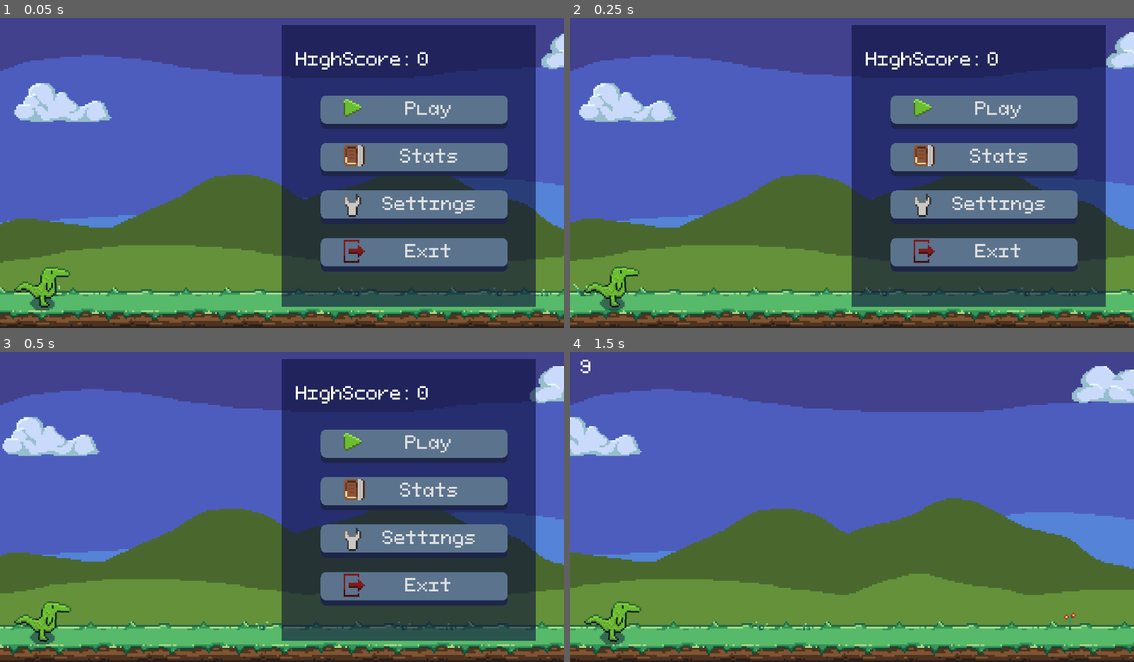
Above: before the commit, frames 1-4 (two rows, left to right).
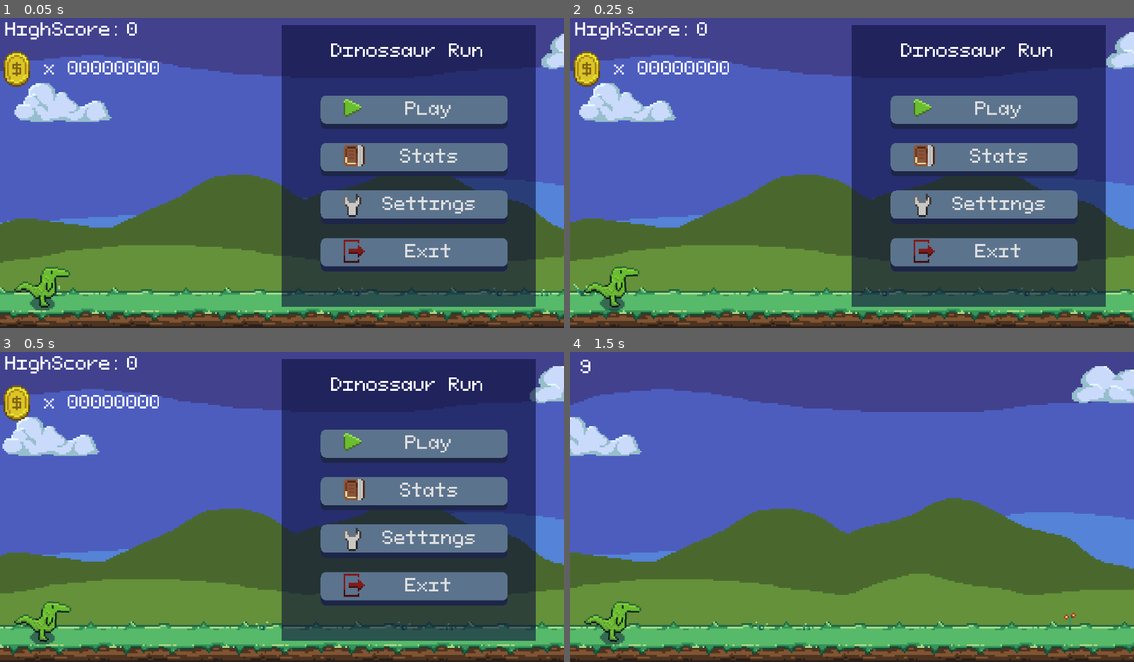
Above: after the commit, the same moments.

Repository: zMenta/DinosaurRun
Game: Godot game, scene res://main/Main.tscn
The game is run twice, just before and just after one commit, with the same random seed, the same clock (stepped at 60 frames per second) and the same inputs.
Inputs:
- Up to frame 1 (0.05 s): no input
- Up to frame 2 (0.25 s): no input
- Up to frame 3 (0.5 s): no input
- Up to frame 4 (1.5 s): click "Play" at 0.5 s

The runs differ from the first frame. In frame 1, 2.0% of the frame differs, in the area x 0-86%, y 1-23%; in frame 2, 2.0%; in frame 3, 2.0%; in frame 4, nothing differs.

Commit message:
created coin counter interface

Diff:
--- a/DinosaurRun/scenes/interface/button/Button.tscn
+++ b/DinosaurRun/scenes/interface/interface_commons/button/Button.tscn
@@ -1,11 +1,11 @@
 [gd_scene load_steps=4 format=2]
 
-[ext_resource path="res://common/menu_icons/menu_icons.png" type="Texture" id=1]
-[ext_resource path="res://common/theme/main_theme.tres" type="Theme" id=2]
+[ext_resource path="res://common/theme/main_theme.tres" type="Theme" id=1]
+[ext_resource path="res://common/menu_icons/menu_icons.png" type="Texture" id=2]
 
 [sub_resource type="AtlasTexture" id=1]
 resource_local_to_scene = true
-atlas = ExtResource( 1 )
+atlas = ExtResource( 2 )
 region = Rect2( 0, 0, 16, 16 )
 
 [node name="Button" type="Button"]
--- /dev/null
+++ b/DinosaurRun/scenes/interface/interface_commons/coin_counter/CoinCounter.gd
@@ -0,0 +1,5 @@
+extends HBoxContainer
+
+
+func set_coin_value(coin_amount: int) -> void:
+	$Label.text = "x " + str(coin_amount)
--- /dev/null
+++ b/DinosaurRun/scenes/interface/interface_commons/coin_counter/CoinCounter.tscn
@@ -0,0 +1,25 @@
+[gd_scene load_steps=3 format=2]
+
+[ext_resource path="res://scenes/world/coin/coin.png" type="Texture" id=1]
+[ext_resource path="res://scenes/interface/interface_commons/coin_counter/CoinCounter.gd" type="Script" id=2]
+
+[node name="CoinContainer" type="HBoxContainer"]
+margin_right = 40.0
+margin_bottom = 40.0
+custom_constants/separation = 0
+script = ExtResource( 2 )
+
+[node name="TextureRect" type="TextureRect" parent="."]
+margin_right = 32.0
+margin_bottom = 40.0
+texture = ExtResource( 1 )
+stretch_mode = 6
+
+[node name="Label" type="Label" parent="."]
+margin_left = 32.0
+margin_top = 13.0
+margin_right = 97.0
+margin_bottom = 26.0
+rect_min_size = Vector2( 65, 13 )
+text = "x 000000000"
+clip_text = true
--- a/DinosaurRun/scenes/interface/menu_gameover/MenuGameOver.tscn
+++ b/DinosaurRun/scenes/interface/menu_gameover/MenuGameOver.tscn
@@ -1,7 +1,7 @@
 [gd_scene load_steps=7 format=2]
 
 [ext_resource path="res://scenes/interface/menu/menu.tscn" type="PackedScene" id=1]
-[ext_resource path="res://scenes/interface/button/Button.tscn" type="PackedScene" id=2]
+[ext_resource path="res://scenes/interface/interface_commons/button/Button.tscn" type="PackedScene" id=2]
 [ext_resource path="res://common/menu_icons/menu_icons.png" type="Texture" id=3]
 [ext_resource path="res://scenes/interface/menu_gameover/MenuGameOver.gd" type="Script" id=4]
 
--- a/DinosaurRun/scenes/interface/menu_main/MenuMain.tscn
+++ b/DinosaurRun/scenes/interface/menu_main/MenuMain.tscn
@@ -1,10 +1,11 @@
-[gd_scene load_steps=10 format=2]
+[gd_scene load_steps=11 format=2]
 
 [ext_resource path="res://common/menu_icons/menu_icons.png" type="Texture" id=1]
 [ext_resource path="res://scenes/interface/menu/menu.tscn" type="PackedScene" id=2]
 [ext_resource path="res://common/theme/main_theme.tres" type="Theme" id=3]
 [ext_resource path="res://scenes/interface/menu_main/MenuMain.gd" type="Script" id=4]
-[ext_resource path="res://scenes/interface/button/Button.tscn" type="PackedScene" id=5]
+[ext_resource path="res://scenes/interface/interface_commons/button/Button.tscn" type="PackedScene" id=5]
+[ext_resource path="res://scenes/interface/interface_commons/coin_counter/CoinCounter.tscn" type="PackedScene" id=6]
 
 [sub_resource type="AtlasTexture" id=4]
 resource_local_to_scene = true
@@ -27,17 +28,21 @@
 script = ExtResource( 4 )
 
 [node name="LabelTitle" parent="ColorRect" index="0"]
-visible = false
-margin_left = 0.0
-margin_top = 0.0
-margin_right = 40.0
-margin_bottom = 13.0
-text = ""
+margin_left = 28.0
+margin_right = 119.0
+text = "Dinossaur Run"
 
-[node name="HBoxContainer" type="HBoxContainer" parent="ColorRect" index="1"]
-margin_left = 8.0
-margin_right = 96.0
-margin_bottom = 40.0
+[node name="CoinContainer" parent="ColorRect" index="1" instance=ExtResource( 6 )]
+margin_left = -167.0
+margin_top = 5.0
+margin_right = -93.0
+margin_bottom = 45.0
+
+[node name="HBoxContainer" type="HBoxContainer" parent="ColorRect" index="2"]
+margin_left = -157.0
+margin_top = -17.0
+margin_right = -28.0
+margin_bottom = 23.0
 
 [node name="LabelTitle" type="Label" parent="ColorRect/HBoxContainer" index="0"]
 margin_top = 13.0
@@ -54,7 +59,7 @@
 text = "0"
 clip_text = true
 
-[node name="VBoxContainer" parent="ColorRect" index="2"]
+[node name="VBoxContainer" parent="ColorRect" index="3"]
 margin_top = 32.0
 custom_constants/separation = 8
 
--- a/DinosaurRun/scenes/interface/menu_options/MenuOptions.tscn
+++ b/DinosaurRun/scenes/interface/menu_options/MenuOptions.tscn
@@ -2,7 +2,7 @@
 
 [ext_resource path="res://scenes/interface/menu/menu.tscn" type="PackedScene" id=1]
 [ext_resource path="res://scenes/interface/menu_options/MenuOptions.gd" type="Script" id=2]
-[ext_resource path="res://scenes/interface/button/Button.tscn" type="PackedScene" id=3]
+[ext_resource path="res://scenes/interface/interface_commons/button/Button.tscn" type="PackedScene" id=3]
 [ext_resource path="res://common/menu_icons/menu_icons.png" type="Texture" id=4]
 
 [sub_resource type="AtlasTexture" id=1]
--- a/DinosaurRun/scenes/interface/menu_stats/MenuStats.tscn
+++ b/DinosaurRun/scenes/interface/menu_stats/MenuStats.tscn
@@ -1,7 +1,7 @@
 [gd_scene load_steps=7 format=2]
 
 [ext_resource path="res://scenes/interface/menu/menu.tscn" type="PackedScene" id=1]
-[ext_resource path="res://scenes/interface/button/Button.tscn" type="PackedScene" id=2]
+[ext_resource path="res://scenes/interface/interface_commons/button/Button.tscn" type="PackedScene" id=2]
 [ext_resource path="res://common/menu_icons/menu_icons.png" type="Texture" id=3]
 [ext_resource path="res://scenes/interface/menu_stats/MenuStats.gd" type="Script" id=4]
 
Not shown: 1 places in DinosaurRun/scenes/interface/interface_commons/button/Button.tscn that only renumber resources
